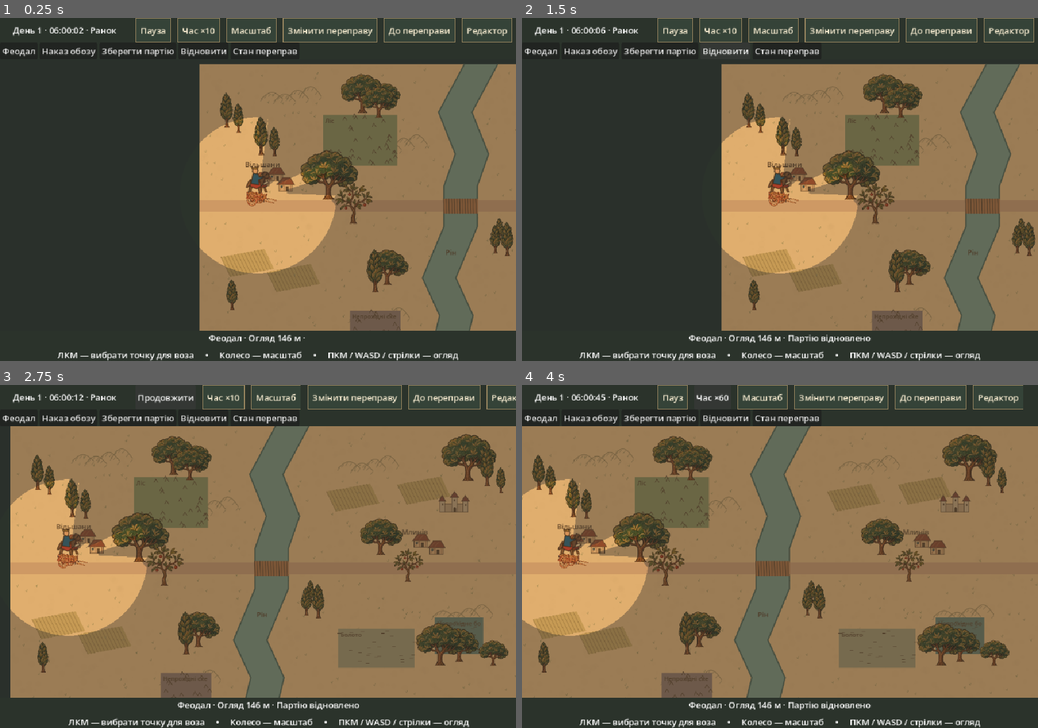
Above: before the commit, frames 1-4 (two rows, left to right).
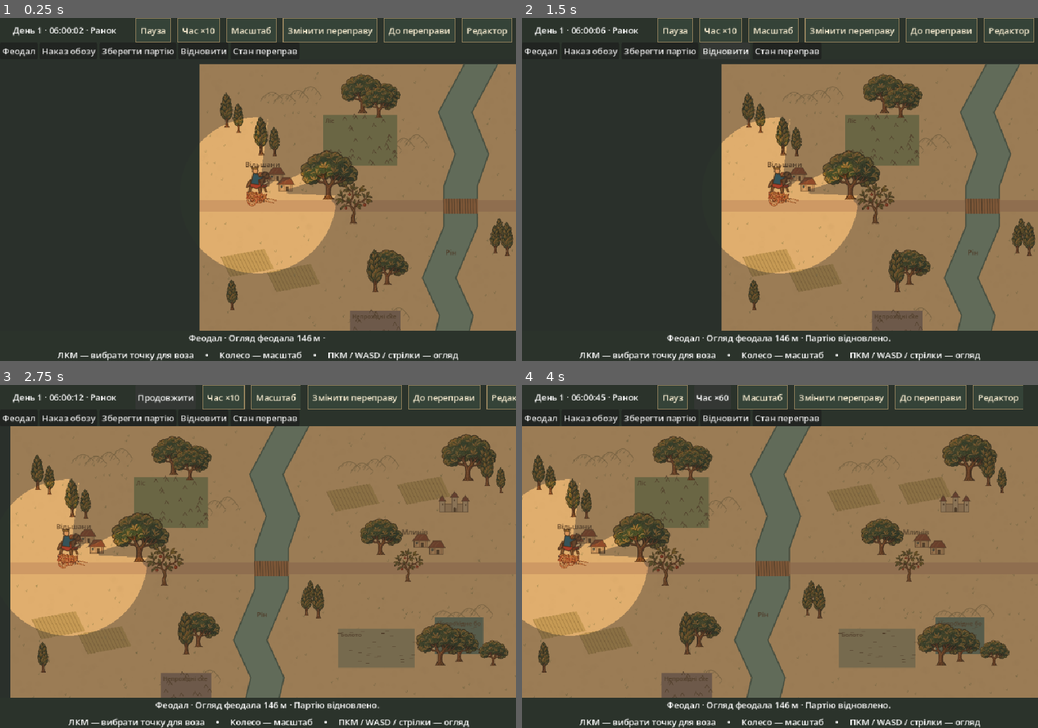
Above: after the commit, the same moments.

Repository: vladislavdovenko/MiddleAge_strategy
Game: Godot game, scene res://main.tscn
Two runs of this game, one before a commit and one after it. Both use one fixed random seed, a clock stepped at 60 frames per second and the inputs below.
Inputs:
- Up to frame 1 (0.25 s): no input
- Up to frame 2 (1.5 s): click "Зберегти партію" at 0.5 s; click "Відновити" at 1.25 s
- Up to frame 3 (2.75 s): click "Пауза" at 2 s
- Up to frame 4 (4 s): click "Продовжити" at 2.75 s; click "Час ×10" at 3.5 s

The runs differ from the first frame. In frame 1, 0.3% of the frame differs, in the area x 36-64%, y 92-95%; in frame 2, 0.5%; in frame 3, 0.6%, in the area x 30-74%, y 92-95%; in frame 4, 0.5%.

Commit message:
Report convoy execution or rejection when the messenger returns

Diff:
--- a/main.gd
+++ b/main.gd
@@ -68,7 +68,7 @@
 	if file != null and campaign.restore(file.get_var()):
 		last_fog = Vector2.INF
 		remainder = 0
-		notice = "Партію відновлено"
+		notice = "Партію відновлено. "+campaign.order_feedback
 	else: notice = "Немає придатного збереження"
 	_refresh()
 
@@ -228,7 +228,7 @@
 
 func order(target: Vector2) -> bool:
 	var ok := campaign.issue_cart(target) if action=="order" else campaign.send_to(focus_id,target)
-	notice = ("Наказ прийнято" if ok else "Ця точка недоступна або посильний далеко")
+	notice = campaign.order_feedback if action=="order" else ("Наказ прийнято" if ok else "Ця точка недоступна для феодала")
 	_refresh()
 	return ok
 
@@ -267,7 +267,9 @@
 	remainder -= elapsed
 	var convoy: World.Group = world.groups[CART]
 	var before := convoy.position
+	var last_report := campaign.report_number
 	campaign.advance(elapsed)
+	if last_report!=campaign.report_number: notice = campaign.order_feedback
 	if before != convoy.position:
 		if absf(before.x-convoy.position.x)>0.001: cart.flip_h = before.x>convoy.position.x
 		wheel_angle = fmod(wheel_angle+before.distance_to(convoy.position)*0.12,TAU)
@@ -307,4 +309,4 @@
 	$Bar/Clock.text = "День %d · %02d:%02d:%02d · %s" % [1+int((world.time_seconds+21600)/86400),int(t/3600),int(t/60)%60,t%60,PHASES[phase]]
 	$Bar/Speed.text = "Час ×%d" % int(valley.data.rates[rate_index])
 	$Bar/Bridge.text = "Змінити переправу"
-	$Status.text = "%s · Огляд %d м · %s" % [definitions[focus_id].name,roundi(campaign.sight.radius(lord,phase)),notice]
+	$Status.text = "%s · Огляд феодала %d м · %s" % [definitions[focus_id].name,roundi(campaign.sight.radius(lord,phase)),notice]
--- a/sim/campaign.gd
+++ b/sim/campaign.gd
@@ -13,6 +13,8 @@
 var reports := {}
 var locations := {}
 var revision := 0
+var order_feedback := ""
+var report_number := 0
 
 func setup(sim,geography,definition: Dictionary) -> void:
 	world = sim
@@ -55,17 +57,31 @@
 	return success
 
 func issue_cart(destination: Vector2) -> bool:
+	order_feedback = ""
+	if not map.bounds.has_point(destination) or map.factor_at(destination)<=0:
+		order_feedback = "Ця точка недоступна для обозу. Виберіть прохідну ділянку."
+		return false
 	var lord: Vector2 = world.groups[config.lord].position
-	var cart: Vector2 = world.groups[config.cart].position
-	if lord.distance_to(cart)<=config.message_range and live.has(config.cart):
-		if not send_to(config.cart,destination): return false
+	var cart: World.Group = world.groups[config.cart]
+	if lord.distance_to(cart.position)<=config.message_range and live.has(config.cart):
+		if not send_to(config.cart,destination):
+			order_feedback = "Обоз не знайшов шляху до цієї точки."
+			return false
 		pending.clear()
+		order_feedback = "Обоз вирушив" if cart.moving else "Обоз уже на місці"
 		return true
 	var messenger: World.Group = world.groups[config.courier]
-	if messenger.position.distance_to(lord)>config.message_range: return false
-	if not knowledge.has(config.cart): return false
-	if not send_to(config.courier,knowledge[config.cart].position): return false
+	if messenger.position.distance_to(lord)>config.message_range:
+		order_feedback = "Посильний надто далеко, щоб прийняти наказ."
+		return false
+	if not knowledge.has(config.cart):
+		order_feedback = "Місце обозу невідоме."
+		return false
+	if not send_to(config.courier,knowledge[config.cart].position):
+		order_feedback = "Посильний не знайшов шляху до останнього відомого місця обозу."
+		return false
 	pending = {"target":destination,"stage":"out"}
+	order_feedback = "Посильний везе наказ до обозу"
 	return true
 
 func update_routes() -> void:
@@ -97,11 +113,19 @@
 		if pending.stage=="out":
 			if messenger.position.distance_to(cart.position)<=config.message_range:
 				pending.delivered = send_to(config.cart,pending.target)
+				pending.at_destination = pending.delivered and not cart.moving
 				pending.stage = "return"
 				send_to(config.courier,lord.position)
 			elif not messenger.moving and sight.sees(messenger.position,cart.position,world.phase()):
 				send_to(config.courier,cart.position)
 		elif messenger.position.distance_to(lord.position)<=config.message_range:
+			if not pending.get("delivered",false):
+				order_feedback = "Посильний повернувся: обоз не знайшов прохідного маршруту до вказаної точки."
+			elif pending.get("at_destination",false):
+				order_feedback = "Посильний повернувся: на момент передачі наказу обоз уже був на місці."
+			else:
+				order_feedback = "Посильний повернувся: обоз вирушив до вказаної точки."
+			report_number += 1
 			pending.clear()
 		elif not messenger.moving: send_to(config.courier,lord.position)
 
@@ -122,7 +146,7 @@
 		for key in ["position","origin","target","path","times","departed_at","due_at","order","moving"]:
 			row[key] = world.groups[id].get(key)
 		groups[id] = row
-	return {"version":1,"groups":groups,"time":world.time_seconds,"sequence":world._next_order,"arrivals":world.arrivals.duplicate(true),"gates":map.gates.duplicate(),"memory":knowledge.duplicate(true),"message":pending.duplicate(true),"reports":reports.duplicate(true)}
+	return {"version":1,"groups":groups,"time":world.time_seconds,"sequence":world._next_order,"arrivals":world.arrivals.duplicate(true),"gates":map.gates.duplicate(),"memory":knowledge.duplicate(true),"order_feedback":order_feedback,"message":pending.duplicate(true),"reports":reports.duplicate(true)}
 
 func restore(s: Variant) -> bool:
 	if not s is Dictionary or s.get("version")!=1: return false
@@ -147,6 +171,7 @@
 	for id in map.gates: map.set_gate(id,s.gates[id])
 	knowledge = s.memory.duplicate(true)
 	pending = s.message.duplicate(true)
+	order_feedback = s.get("order_feedback","")
 	for id in reports: reports[id] = s.get("reports",{}).get(id,{}).duplicate(true)
 	observe()
 	revision += 1
--- a/tests/map_checks.gd
+++ b/tests/map_checks.gd
@@ -111,6 +111,14 @@
 	check(campaign.restore(travelling),"restore en route")
 	campaign.advance(120)
 	check(campaign.snapshot()==finish,"restored campaign follows same timeline")
+	check("вирушив" in campaign.order_feedback,"courier reports accepted route")
+	check(campaign.restore(travelling),"restore outbound courier for failed delivery")
+	# A free point in the middle of the river has no wagon route.
+	campaign.pending.target = Vector2(480,100)
+	var before_refusal: Vector2 = ui.world.groups["cart-01"].position
+	campaign.advance(120)
+	check(campaign.pending.is_empty() and "не знайшов" in campaign.order_feedback,"courier returns failure to lord")
+	check(before_refusal==ui.world.groups["cart-01"].position,"failed destination does not move cart")
 	campaign.restore(saved)
 	var editor = ui.get_node("Tools")
 	ui.get_node("Bar/Editor").button_pressed = true
